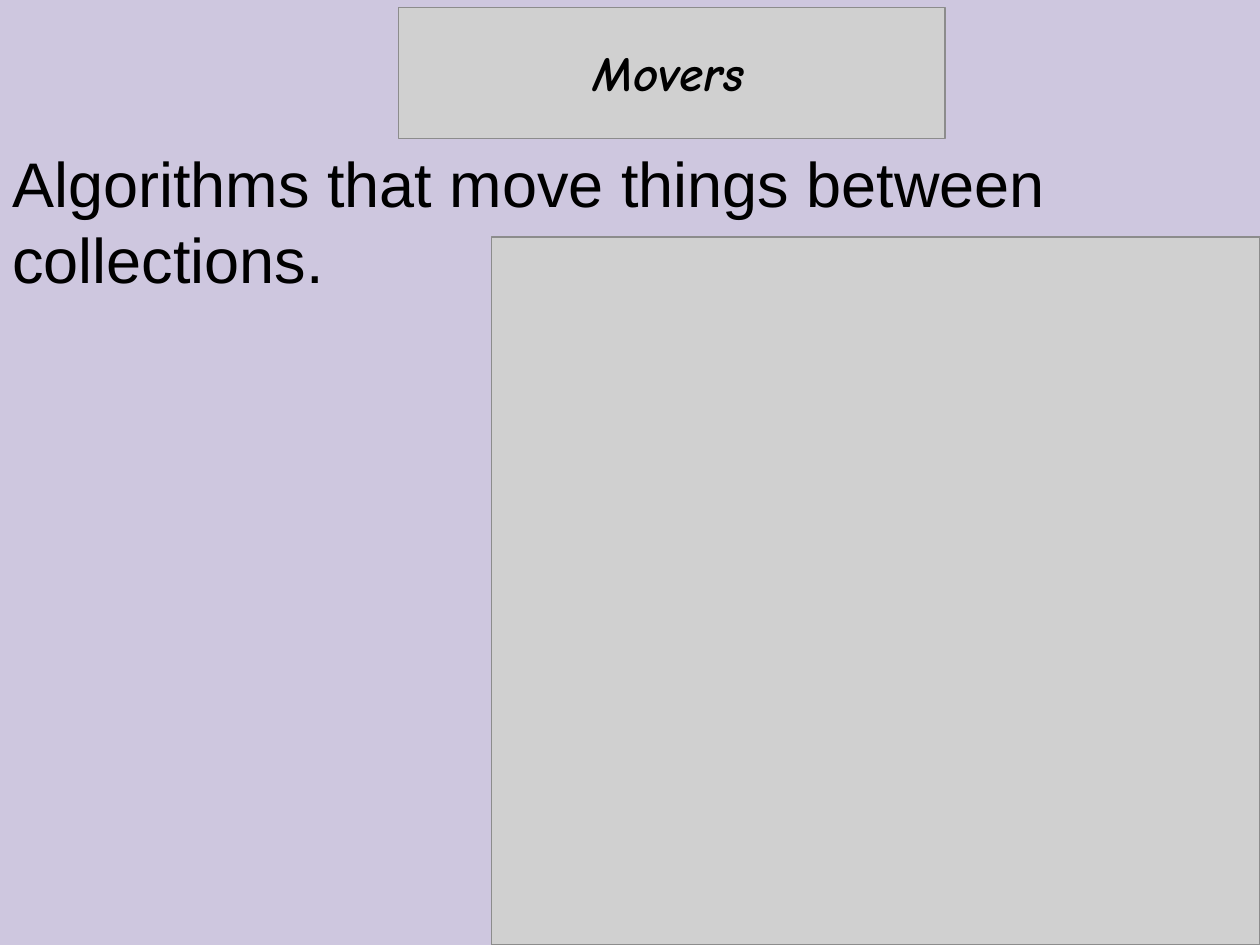
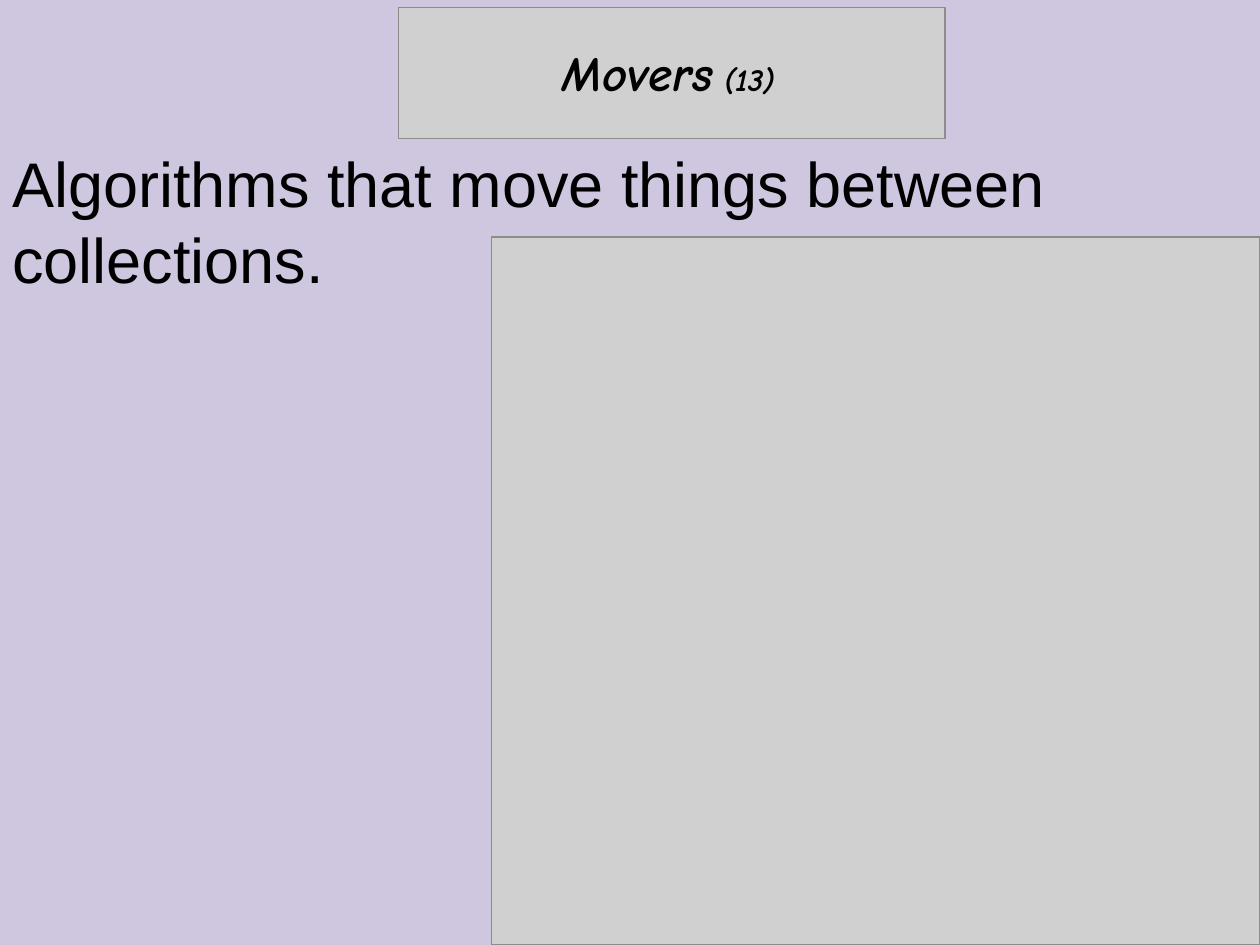
Before and after one commit to cpp-at-ariel/cpp-5779, a slide deck: slide 7 of 11-stl-algorithms/slides-algorithms.odp (slide 8 before the commit). Drawn at 1260x945 pixels with LibreOffice and Linux fonts; fonts in the diff are those of the drawing; grey boxes stand for pictures. Boxes give left, top, right and bottom in pixels: in the first picture for what was removed or moved away, otherwise in the second. Text is boxed around its words. In the diff, an @@ line names an element or a change of style, - is before the commit and + after.

```diff
--- a/11-stl-algorithms/slides-algorithms.odp
+++ b/11-stl-algorithms/slides-algorithms.odp
@@ text in free at [563, 58, 775, 95]: text changed @@
-Movers
+Movers (13)
```
Also in this commit, not shown: 6 other slides changed, 2 slides added, 1 slide removed, 4 other files.
